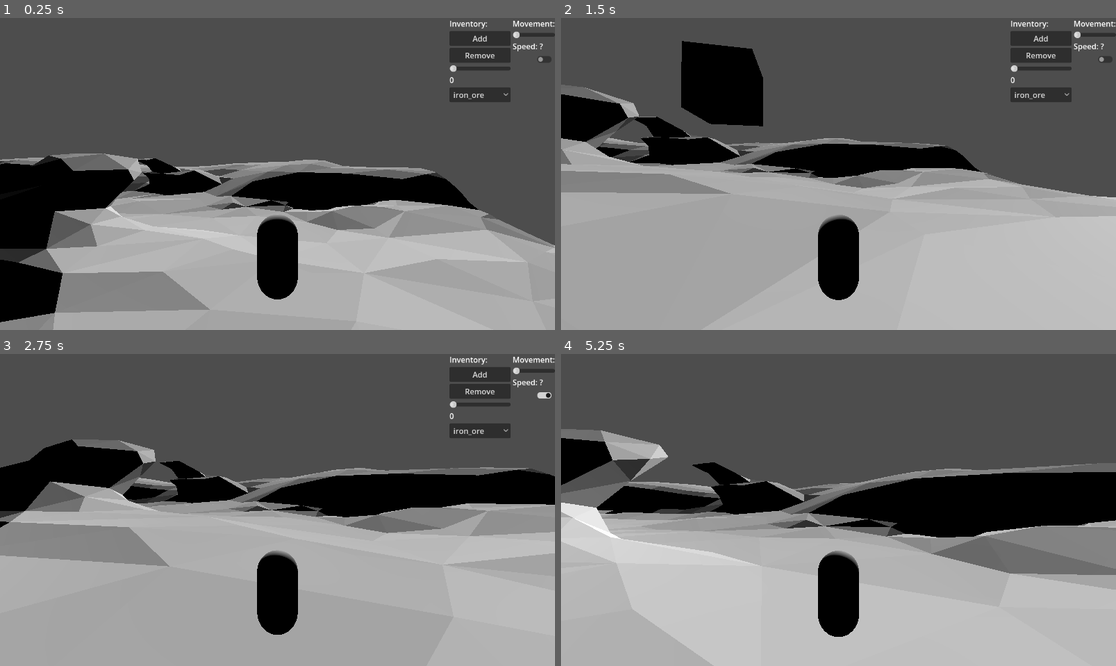
Above: before the commit, frames 1-4 (two rows, left to right).
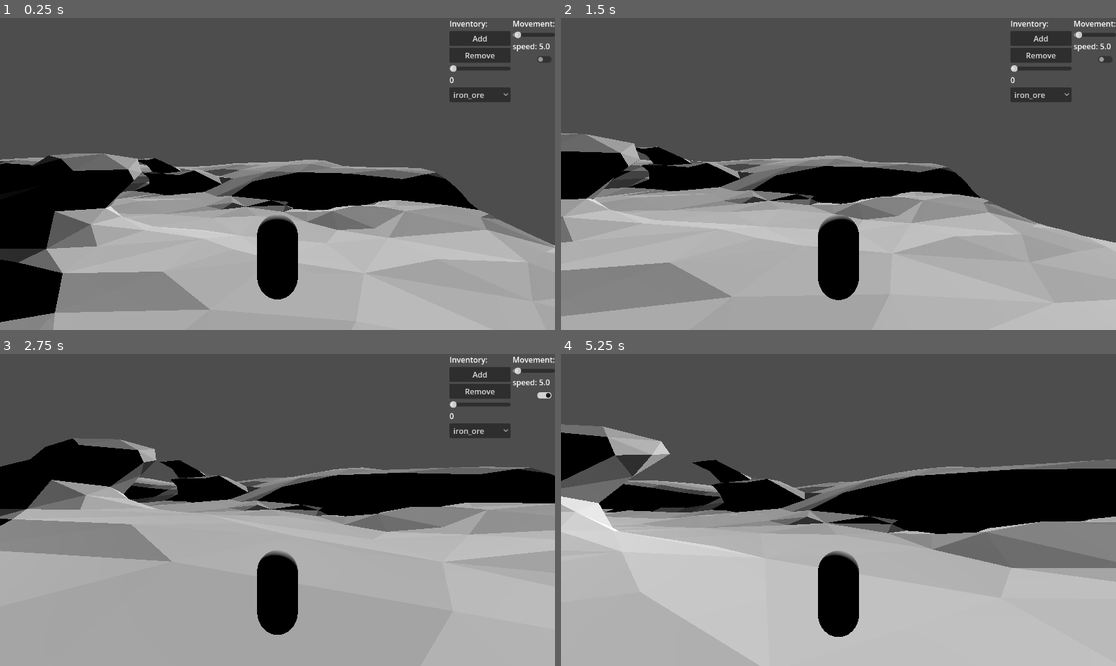
Above: after the commit, the same moments.

Repository: FyX0X/firkx-game-jam
Game: Godot game, scene res://main.tscn
The game is run twice, just before and just after one commit, with the same random seed, the same clock (stepped at 60 frames per second) and the same inputs.
Inputs (mouse positions are in pixels of both pictures, inside the frame that each line leads up to):
- Up to frame 1 (0.25 s): no input
- Up to frame 2 (1.5 s): click (1093, 58) at 0.5 s; tap Enter at 1.25 s; move the mouse to (866, 174) at 1.27 s; hold W (forward) from 1.28 s (still down); hold Ctrl (crouch, bound only after the commit) from 1.28 s (still down); click (866, 174) at 1.42 s
- Up to frame 3 (2.75 s): keep holding W (forward); tap Space (jump) at 1.52, 1.55, 1.82, 2.1, 2.27, 2.57 s; move the mouse to (249, 510) at 2.02 s; release Ctrl (crouch, bound only after the commit) at 2.03 s; click (249, 510) at 2.17 s; tap Ctrl (crouch, bound only after the commit) at 2.3 s
- Up to frame 4 (5.25 s): keep holding W (forward); move the mouse to (849, 503) at 2.77 s; hold E (interact) 2.78-3.53 s; click (849, 503) at 2.92 s; tap Space (jump) at 3.05, 3.77, 4.07, 4.52, 4.55, 4.82, 5.1 s; move the mouse to (832, 516) at 3.52 s; tap Ctrl (crouch, bound only after the commit) at 3.6 s; click (832, 516) at 3.67 s; move the mouse to (877, 513) at 4.27 s; hold Ctrl (crouch, bound only after the commit) 4.28-5.03 s; click (877, 513) at 4.42 s; tap F3 (debug) at 4.9 s; move the mouse to (794, 506) at 5.02 s; click (794, 506) at 5.17 s

The runs differ from the first frame. In frame 1, less than 0.1% of the frame differs, in the area x 92-100%, y 4-11%; in frame 2, 28%, in the area x 0-100%, y 4-96%; in frame 3, 2.7%; in frame 4, 7.1%.

Commit message:
added debug fly

Diff:
--- a/Player/player.gd
+++ b/Player/player.gd
@@ -14,12 +14,22 @@
 @export var mouse_sensitivity: float = 0.003
 @export var tilt_limit = deg_to_rad(75)
 
+var fly_debug: bool = false
 
 
 func _ready() -> void:
 	Input.mouse_mode = Input.MOUSE_MODE_CAPTURED
 
 func _physics_process(delta: float) -> void:
+	if fly_debug:
+		_process_debug_flying(delta)
+	else:
+		_process_movement(delta)
+	move_and_slide()
+
+	raycast_check()
+
+func _process_movement(delta: float) -> void:
 	# Add the gravity.
 	if not is_on_floor():
 		velocity += get_gravity() * delta
@@ -39,9 +49,6 @@
 		velocity.x = move_toward(velocity.x, 0, speed)
 		velocity.z = move_toward(velocity.z, 0, speed)
 
-	move_and_slide()
-
-	raycast_check()
 
 func raycast_check() -> void:
 	if raycast.is_colliding():
@@ -70,3 +77,17 @@
 
 func get_inventory() -> Inventory:
 	return inventory
+
+
+func _process_debug_flying(delta: float) -> void:
+	var input_dir := Input.get_vector("left", "right", "forward", "backward")
+	var direction := (camera_arm.global_basis * Vector3(input_dir.x, 0, input_dir.y)).normalized()
+
+	var up_down := 0.0
+	if Input.is_action_pressed("jump"):
+		up_down = 1.0
+	if Input.is_action_pressed("crouch"):  # add this action too
+		up_down = -1.0
+
+	var target_velocity: Vector3 = direction * speed + Vector3.UP * up_down * speed
+	velocity = velocity.lerp(target_velocity, delta * 10.0)  # smooth it out
--- a/UI/debug_panel.gd
+++ b/UI/debug_panel.gd
@@ -8,15 +8,18 @@
 @onready var speed_slider: HSlider = $Categories/Movement/SpeedSlider
 @onready var speed_label: Label = $Categories/Movement/SpeedLabel
 
+var player: Player
 var player_inventory: Inventory
 
 const ITEMS = ["iron_ore", "coal", "copper_ore", "stone", "wood", "iron_ingot", "gear"]
 
 func _ready():
-	player_inventory = get_tree().get_first_node_in_group("player").get_node("Inventory")
+	player = get_tree().get_first_node_in_group("player")
+	player_inventory = player.get_node("Inventory")
 	for item in ITEMS:
 		item_option.add_item(item)
 	amount_slider.value_changed.connect(func(v): amount_label.text = str(int(v)))
+	speed_slider.value = player.speed
 
 func _input(event):
 	if event.is_action_pressed("debug"):   # bind F3 in InputMap
@@ -34,9 +37,9 @@
 	player_inventory.remove_item(item, amt)
 
 func _on_fly_button_toggled(toggled_on: bool) -> void:
-	print("TODO: on_fly_button() Implement this.")
+	player.fly_debug = toggled_on
 
 
 func _on_speed_slider_value_changed(value: float) -> void:
 	speed_label.text = "speed: " + str(value)
-	print("TODO: speed slider")
+	player.speed = value
--- a/UI/inventory_hud.gd
+++ b/UI/inventory_hud.gd
@@ -109,7 +109,7 @@
 func _set_ui_mode(enabled: bool) -> void:
 	if enabled:
 		Input.mouse_mode = Input.MOUSE_MODE_VISIBLE
-		mouse_filter = Control.MOUSE_FILTER_STOP
+		# mouse_filter = Control.MOUSE_FILTER_STOP debug ui doesn't with this
 	else:
 		Input.mouse_mode = Input.MOUSE_MODE_CAPTURED
-		mouse_filter = Control.MOUSE_FILTER_IGNORE
+		# mouse_filter = Control.MOUSE_FILTER_IGNORE
--- a/project.godot
+++ b/project.godot
@@ -72,6 +72,11 @@
 "events": [Object(InputEventKey,"resource_local_to_scene":false,"resource_name":"","device":-1,"window_id":0,"alt_press …(195 unchanged characters)…
 ]
 }
+crouch={
+"deadzone": 0.2,
+"events": [Object(InputEventKey,"resource_local_to_scene":false,"resource_name":"","device":-1,"window_id":0,"alt_pressed":false,"shift_pressed":false,"ctrl_pressed":false,"meta_pressed":false,"pressed":false,"keycode":0,"physical_keycode":4194326,"key_label":0,"unicode":0,"location":0,"echo":false,"script":null)
+]
+}
 
 [layer_names]
 
Not shown, changed: ToDoList/ToDo.txt
